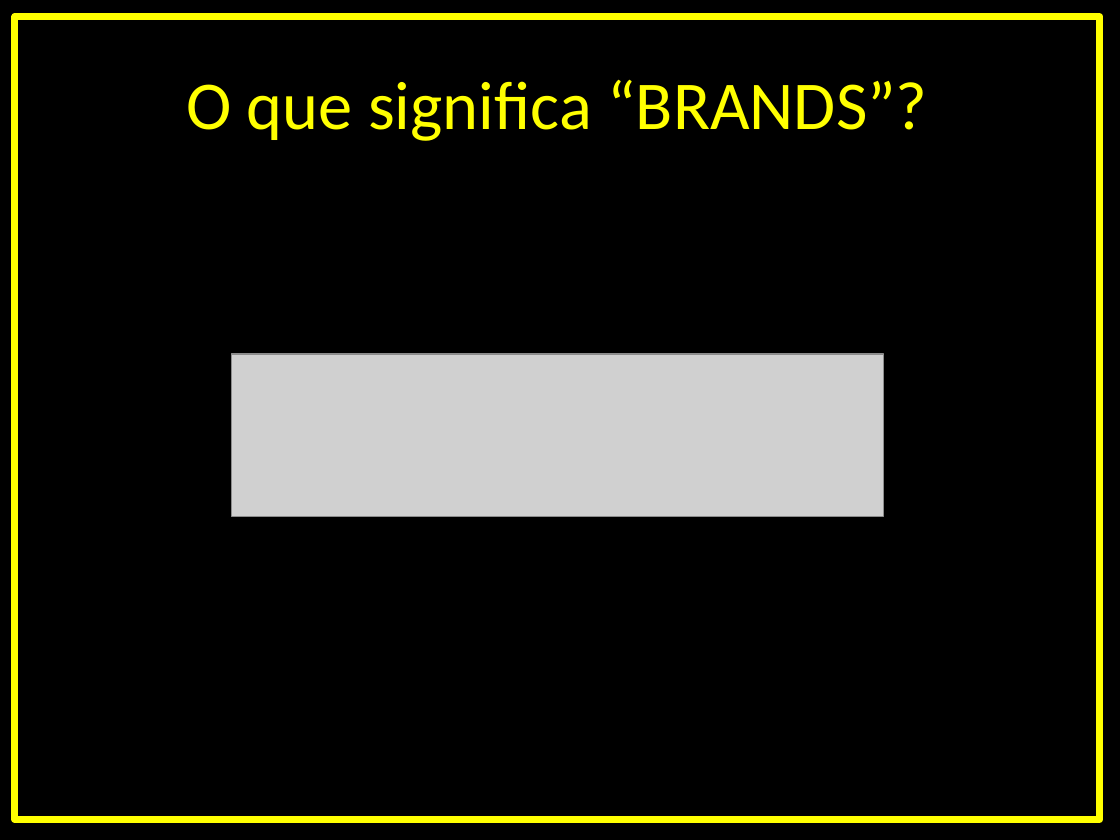
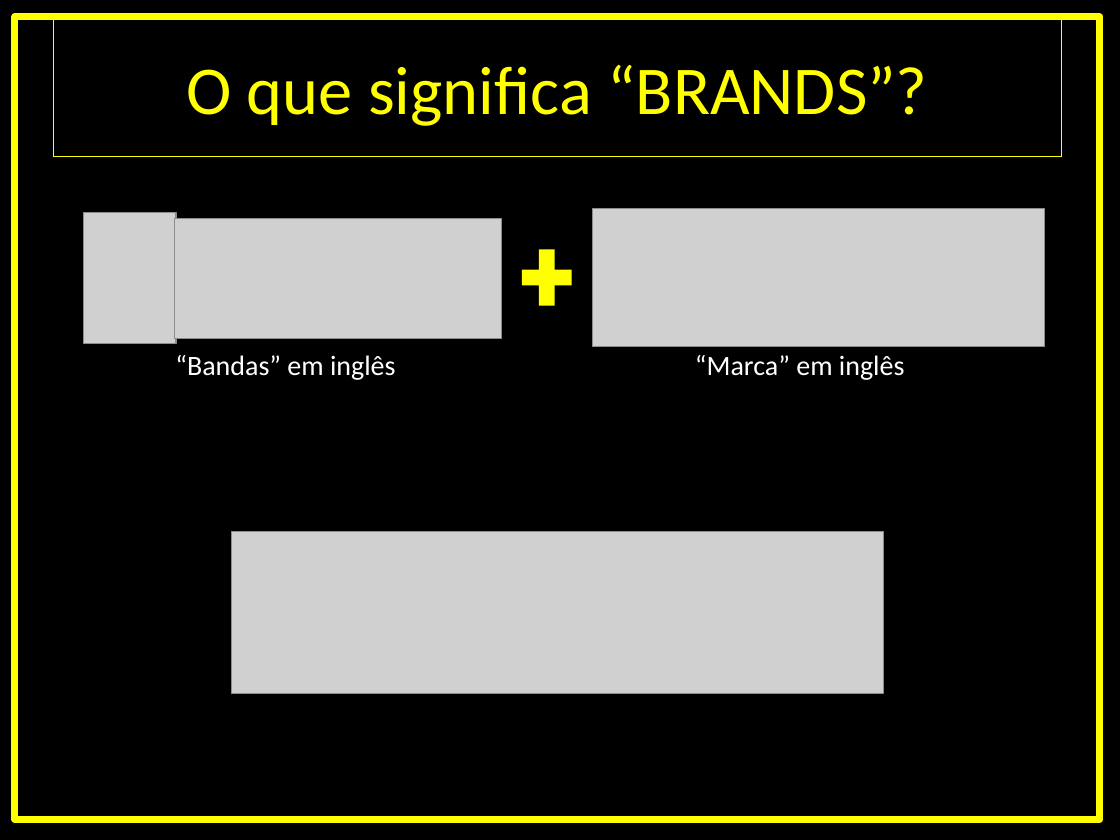
Before and after one commit to gui-brandao-silva/BRANDS, a slide deck: slide 2 of Apresentação BRANDS.pptx. Drawn at 1120x840 pixels with LibreOffice and Linux fonts; fonts in the diff are those of the drawing; grey boxes stand for pictures. Boxes give left, top, right and bottom in pixels: in the first picture for what was removed or moved away, otherwise in the second. Text is boxed around its words. In the diff, an @@ line names an element or a change of style, - is before the commit and + after.

```diff
--- a/Apresentação BRANDS.pptx
+++ b/Apresentação BRANDS.pptx
@@ title "O que significa “BRANDS”?": place and size @@
-title "O que significa “BRANDS”?" at [186,79,927,141]
+title "O que significa “BRANDS”?" at [54,17,1062,157]
@@ title "O que significa “BRANDS”?" at [54,17,1062,157]: outline none to #FFFF00 0.75 pt @@
@@ picture added at [592,208,1045,346] @@
@@ picture added at [84,213,177,344] @@
@@ picture added at [175,218,501,338] @@
@@ plus sign added at [513,240,580,316], fill #FFFF00 @@
@@ text added at [175,355,396,380], 18 pt, text #FFFFFF @@
+“Bandas” em inglês
@@ text added at [695,355,905,380], 18 pt, text #FFFFFF @@
+“Marca” em inglês
@@ picture: place and size @@
-picture at [232,354,884,516]
+picture at [232,531,884,693]
```
Also in this commit, not shown: 5 other slides changed, 2 other files.
